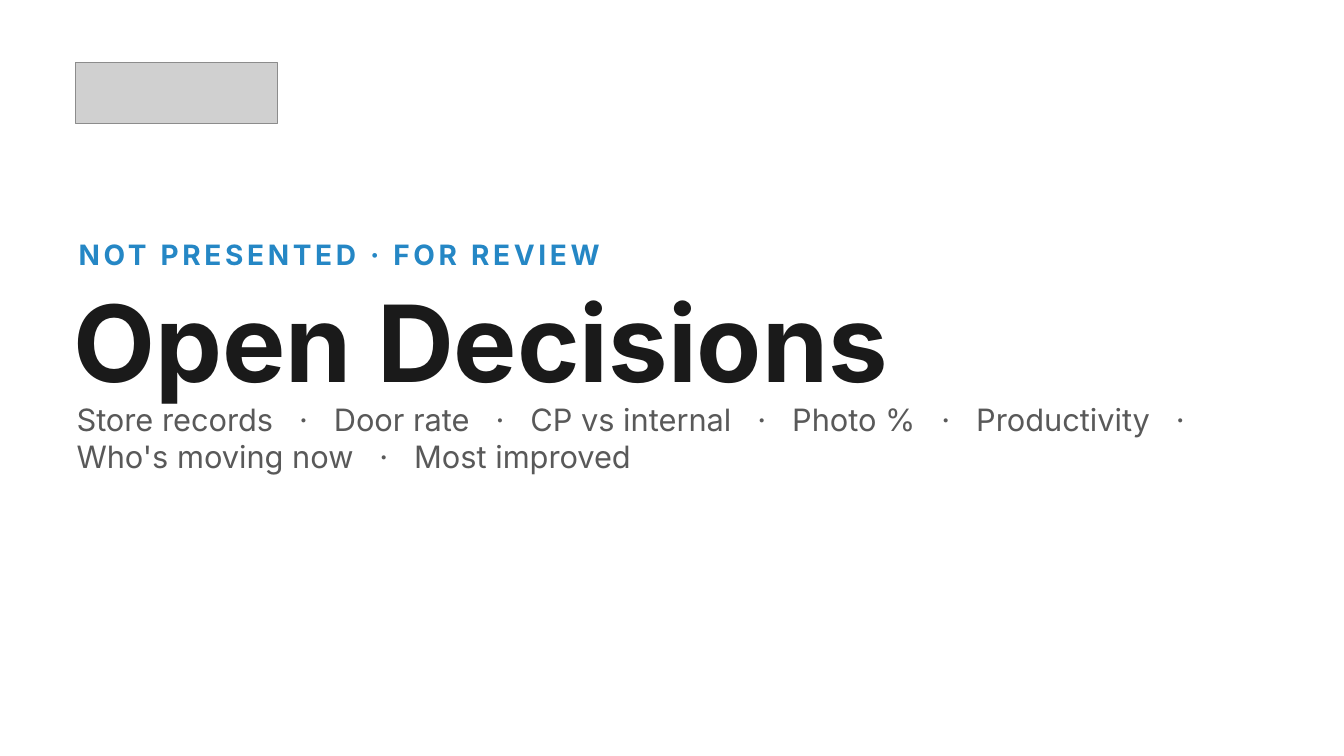
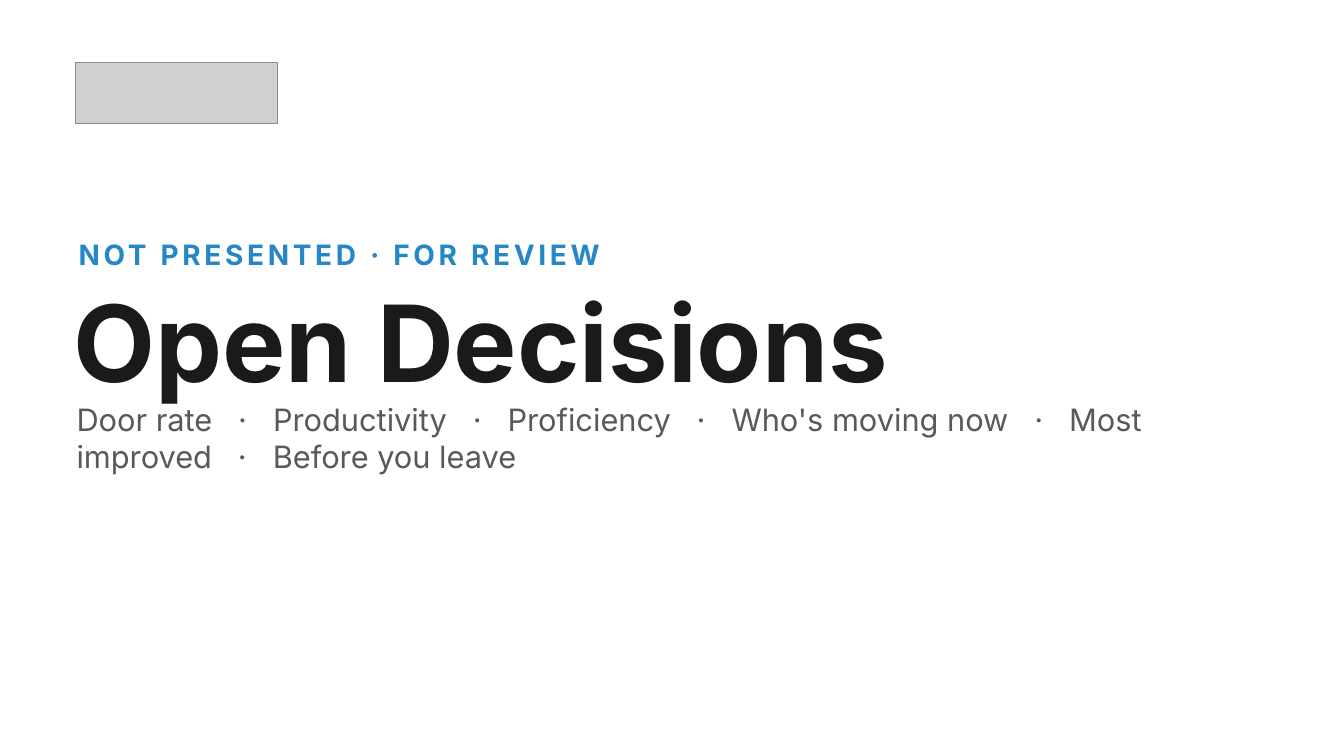
Before and after one commit to Ndresner/Noah, a slide deck: slide 11 of day2-deck/decks/Day 2 Opening - Day 1 Style.pptx. Drawn at 1344x756 pixels with LibreOffice and Linux fonts; fonts in the diff are those of the drawing; grey boxes stand for pictures. Boxes give left, top, right and bottom in pixels: in the first picture for what was removed or moved away, otherwise in the second. Text is boxed around its words. In the diff, an @@ line names an element or a change of style, - is before the commit and + after.

```diff
--- a/day2-deck/decks/Day 2 Opening - Day 1 Style.pptx
+++ b/day2-deck/decks/Day 2 Opening - Day 1 Style.pptx
@@ text at (x1=77, y1=407, x2=1141, y2=475): text changed @@
-Store records · Door rate · CP vs internal · Photo % · Productivity · Who's moving now · Most improved
+Door rate · Productivity · Proficiency · Who's moving now · Most improved · Before you leave
```
Also in this commit, not shown: 42 other files.
